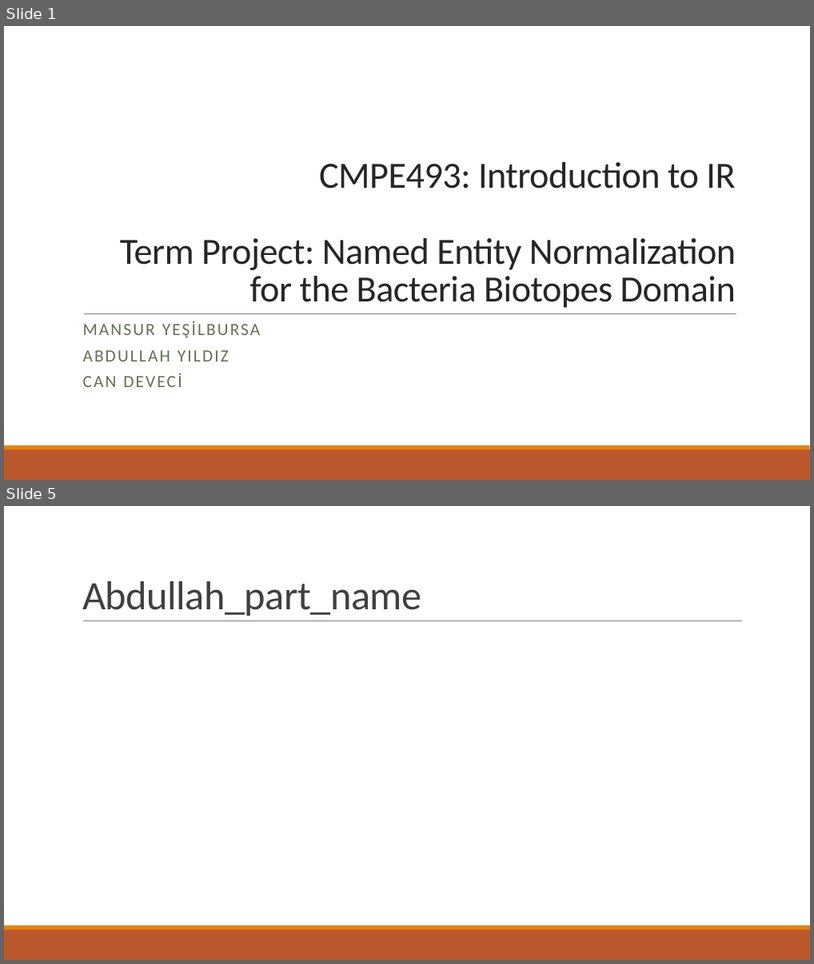
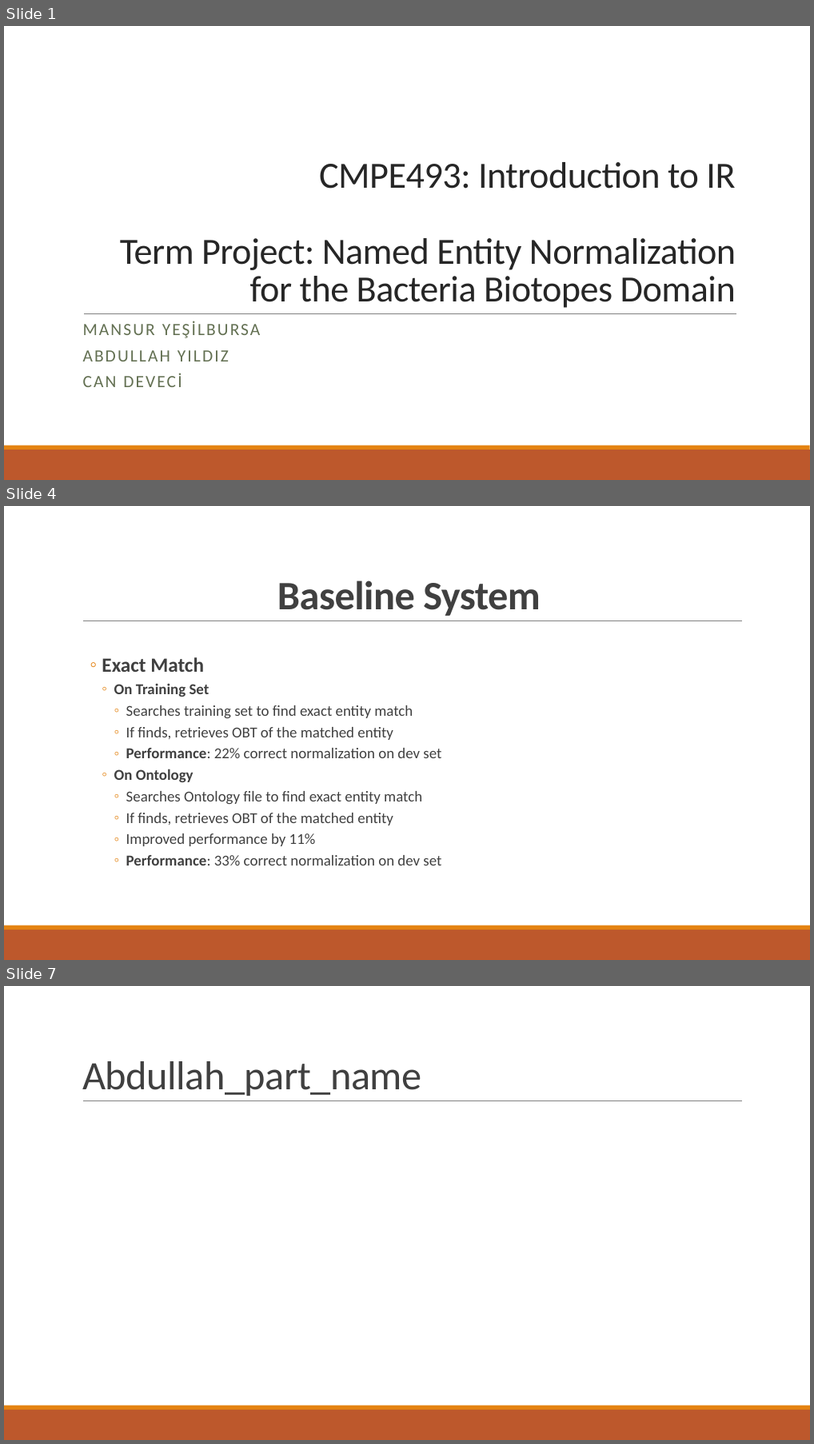
Before and after one commit to abdullahyldz/Cmpe493TermProject, a slide deck: Slides/Mansur Yeşilbursa.pptx. Shown one above the other, each under a label of ours: slides 1 and 5 before the commit, slides 1, 4 and 7 after it; the slides between them are not shown. The pictures are 814x964 and 814x1444 pixels, drawn with LibreOffice and Linux fonts; fonts in the diff are those of the drawing. Boxes give left, top, right and bottom in pixels: in the first picture for what was removed or moved away, otherwise in the second. Text is boxed around its words. In the diff, an @@ line names an element or a change of style, - is before the commit and + after.

Commit message:
slides are prepared, minor updates on baseline

```diff
--- a/Slides/Mansur Yeşilbursa.pptx
+++ b/Slides/Mansur Yeşilbursa.pptx
@@ slide 4 added at box(4, 506, 810, 960), background #FFFFFF; not listed: 3 template elements that a slide beside it also shows @@
@@ title added at box(278, 580, 541, 616), 48 pt, text #404040, bold @@
+Baseline System
@@ text added at box(102, 657, 442, 865), 18 pt, text #404040 @@
+  ◦ Exact Match
+    ◦ On Training Set
+      ◦ Searches training set to find exact entity match
+      ◦ If finds, retrieves OBT of the matched entity
+      ◦ Performance: 22% correct normalization on dev set
+    ◦ On Ontology
+      ◦ Searches Ontology file to find exact entity match
+      ◦ If finds, retrieves OBT of the matched entity
+      ◦ Improved performance by 11%
+      ◦ Performance: 33% correct normalization on dev set
@@ what was slide 5 is now slide 7 @@
```
Also in this commit, not shown: 2 slides changed, 3 other slides added, 1 slide removed, 3 other files.
